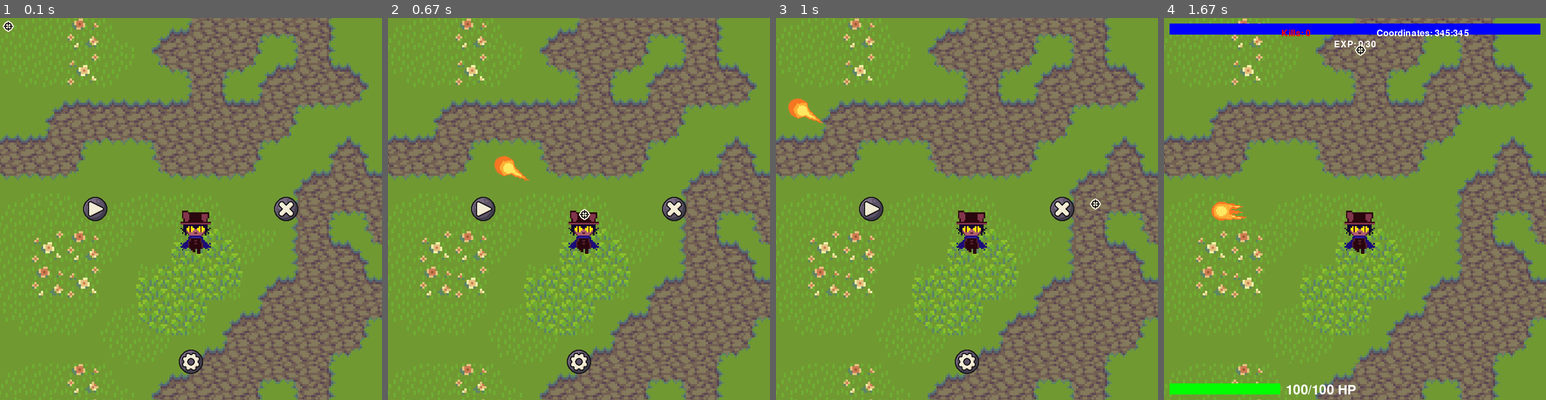
Above: before the commit, frames 1-4 (left to right).
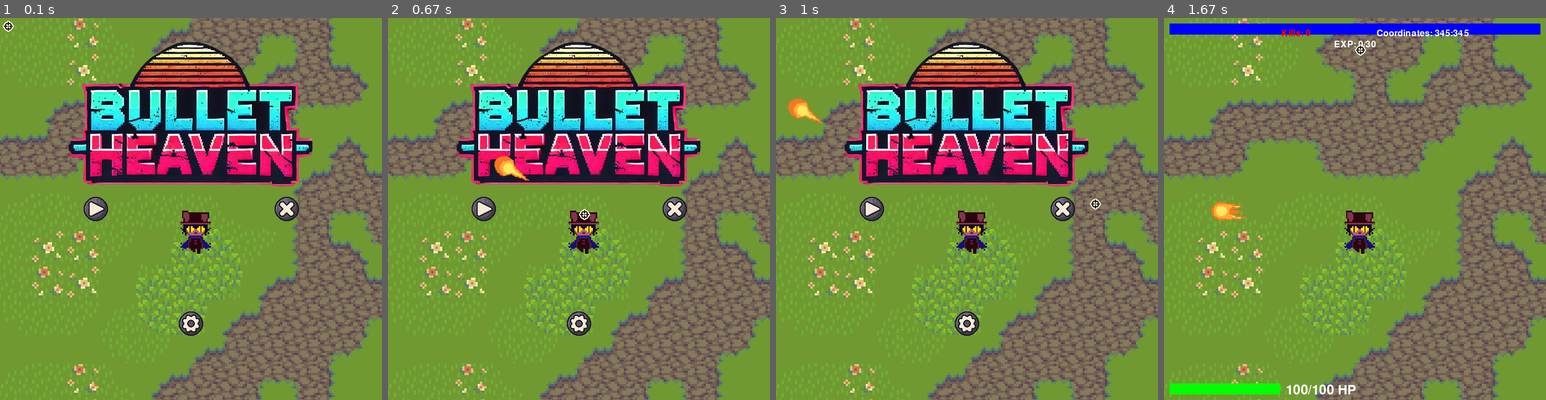
Above: after the commit, the same moments.

Repository: DaCUtePotato/2dshooter
Game: pygame game, started from main.py
Same seed, same stepped clock (60 frames per second), same inputs: the game is played once before the commit and once after it.
Inputs (mouse positions are in pixels of both pictures, inside the frame that each line leads up to):
- Up to frame 1 (0.1 s): no input
- Up to frame 2 (0.67 s): click (579, 209) at 0.38 s
- Up to frame 3 (1 s): hold D from 0.67 s (still down); click (1089, 197) at 0.75 s
- Up to frame 4 (1.67 s): release D at 1.13 s; hold W 1.17-1.47 s; click (1263, 212) at 1.25 s; click "EXP: 0/30" at 1.55 s

The runs differ from the first frame. In frame 1, 18% of the frame differs, in the area x 17-82%, y 6-94%; in frame 2, 18%; in frame 3, 18%; in frame 4, nothing differs.

Commit message:
Added i guess title to the main menu

Diff:
--- a/main.py
+++ b/main.py
@@ -38,14 +38,19 @@
 tile_y = 624
 scaled_tile_image = pygame.transform.scale(tile_image, (tile_x, tile_y))
 cursor_image = pygame.image.load("sprites/cursor.png")
+title_image = pygame.image.load("sprites/title.png")
 play_button_image = pygame.image.load('sprites/play.png')
 settings_button_image = pygame.image.load('sprites/settings.png')
 quit_button_image = pygame.image.load('sprites/quit.png')
+title_scaled_width = title_image.get_width() / 2
+title_scaled_height = title_image.get_height() / 2
+scaled_title_image = pygame.transform.scale(title_image, (title_scaled_width, title_scaled_height))
 
 # Positions of play, settings and quit button
-play_button_rect = play_button_image.get_rect(center=(width // 4, height // 2))
-settings_button_rect = settings_button_image.get_rect(center=(width // 2, height-height//10))
-quit_button_rect = quit_button_image.get_rect(center=(3 * width // 4, height // 2))
+title_rect = scaled_title_image.get_rect(center=(width / 2, height / 4))
+play_button_rect = play_button_image.get_rect(center=(width / 4, height / 2))
+settings_button_rect = settings_button_image.get_rect(center=(width // 2, height-height/ 5))
+quit_button_rect = quit_button_image.get_rect(center=(3 * width / 4, height / 2))
 
 # Load sprite sheet for the character walking. Convert alpha is used for performance optimization
 sprite_sheet_right = pygame.image.load('sprites/Niko_right.png').convert_alpha()
@@ -466,7 +471,7 @@
     off_screen_buffer = 10  # Distance outside the screen to ensure spawning off-screen
     spawn_x = player_x + random.choice([-1, 1]) * (random.randint(screen_width // 2 + off_screen_buffer, screen_width))
     spawn_y = player_y + random.choice([-1, 1]) * (random.randint(screen_height // 2 + off_screen_buffer, screen_height))
-
+    print("Spawned a Slime at", spawn_x, spawn_y)
     bulky = Bulky(spawn_x, spawn_y, bulky_scaled_width, bulky_scaled_height, 100, 0.7)
     bulkies.append(bulky)
     bulky_spawned = True
@@ -581,9 +586,10 @@
 
     screen.fill(BLACK)
     draw_tiles(0, 0)
-    screen.blit(play_button_image, play_button_rect.topleft)
-    screen.blit(settings_button_image, settings_button_rect.topleft)
-    screen.blit(quit_button_image, quit_button_rect.topleft)
+    screen.blit(scaled_title_image, title_rect)
+    screen.blit(play_button_image, play_button_rect)
+    screen.blit(settings_button_image, settings_button_rect)
+    screen.blit(quit_button_image, quit_button_rect)
 
     bullets = [bullet for bullet in bullets if 0 <= bullet['x'] <= width and 0 <= bullet['y'] <= height]
     for bullet in bullets:
Binary file added: sprites/title.png
